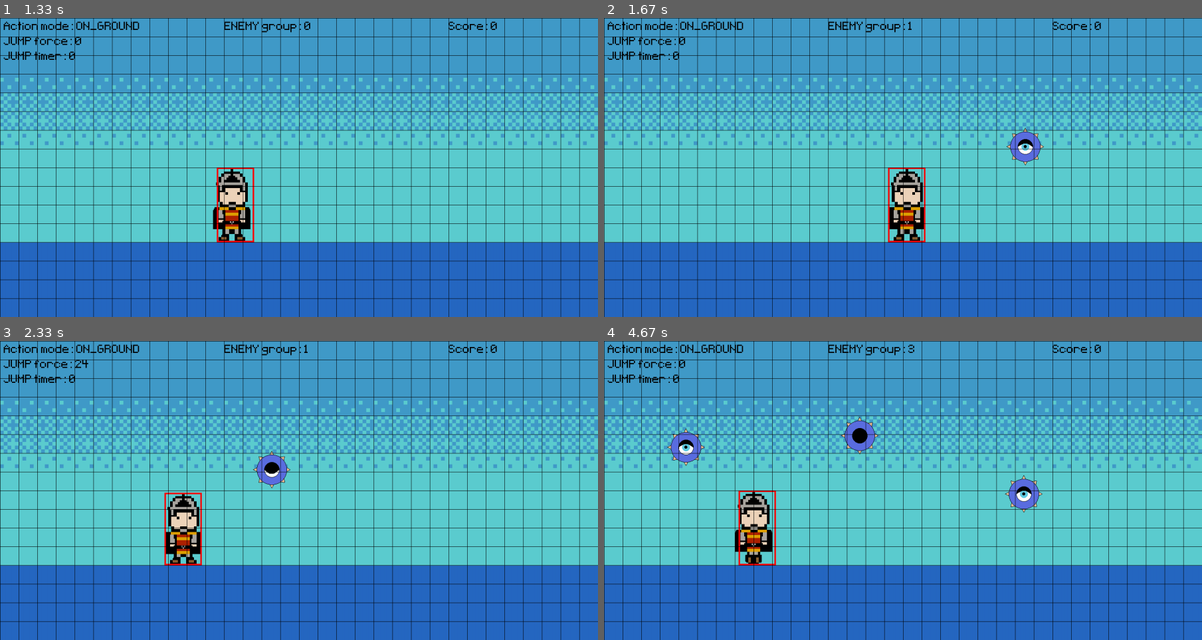
Above: before the commit, frames 1-4 (two rows, left to right).
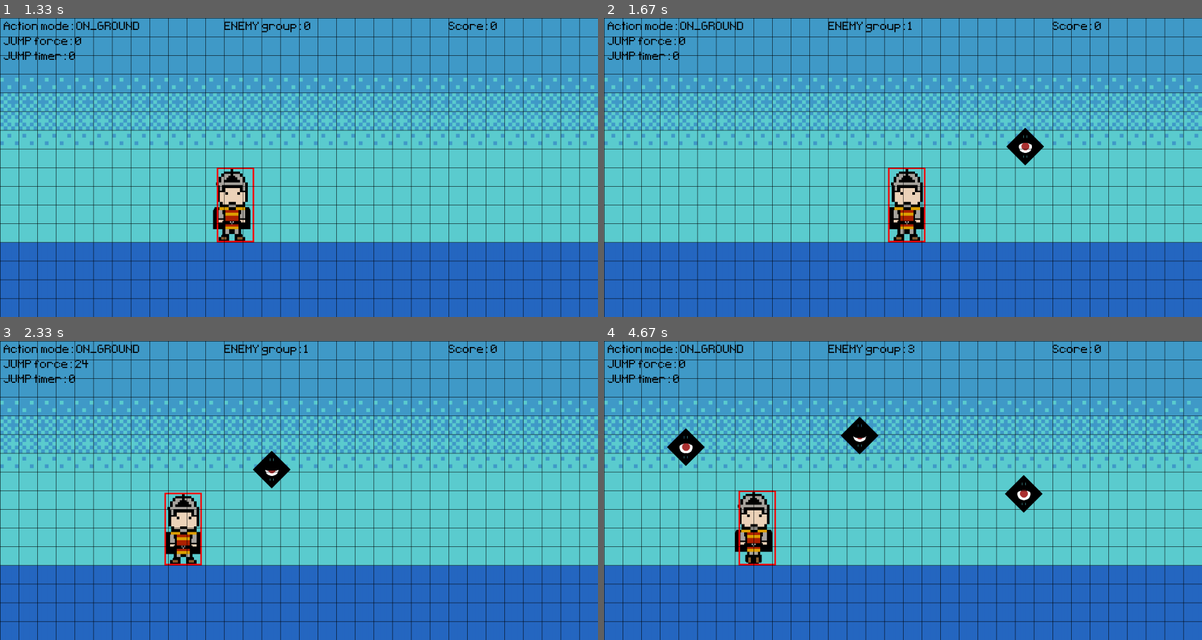
Above: after the commit, the same moments.

Repository: alo40/pygame_pininos
Game: pygame game, started from pininos_main.py
Same seed, same stepped clock (60 frames per second), same inputs: the game is played once before the commit and once after it.
Inputs:
- Up to frame 1 (1.33 s): tap Space at 0.33 s; hold Right 0.67-1.13 s; hold Right from 1.17 s (still down)
- Up to frame 2 (1.67 s): release Right at 1.63 s
- Up to frame 3 (2.33 s): hold Left 1.67-2.2 s; hold Down from 2.23 s (still down)
- Up to frame 4 (4.67 s): release Down at 2.53 s; hold Left 2.57-2.97 s; hold Right 3-3.63 s; hold Down 3.67-4.03 s; hold Left 4.07-4.53 s; hold Right from 4.57 s (still down)

Frame 1 is identical in both runs. In frame 2, 0.4% of the frame differs, in the area x 67-74%, y 36-50%; in frame 3, 0.4%; in frame 4, 1.3%, in the area x 10-74%, y 25-58%.

Commit message:
added evil_eye_mini sprite

Diff:
--- a/pininos_main.py
+++ b/pininos_main.py
@@ -229,12 +229,12 @@
             # frame4 = pg.image.load('graphics/eye_sprite2.png').convert_alpha()
 
             # enemy_01 new frames
-            frame1 = pg.image.load('graphics/evil_eye_base1.png').convert_alpha()
-            frame2 = pg.image.load('graphics/evil_eye_base2.png').convert_alpha()
-            frame3 = pg.image.load('graphics/evil_eye_base3.png').convert_alpha()
-            frame4 = pg.image.load('graphics/evil_eye_base4.png').convert_alpha()
-            frame5 = pg.image.load('graphics/evil_eye_base5.png').convert_alpha()
-            frame6 = pg.image.load('graphics/evil_eye_base6.png').convert_alpha()
+            frame1 = pg.image.load('graphics/evil_eye_mini1.png').convert_alpha()
+            frame2 = pg.image.load('graphics/evil_eye_mini2.png').convert_alpha()
+            frame3 = pg.image.load('graphics/evil_eye_mini3.png').convert_alpha()
+            frame4 = pg.image.load('graphics/evil_eye_mini4.png').convert_alpha()
+            frame5 = pg.image.load('graphics/evil_eye_mini5.png').convert_alpha()
+            frame6 = pg.image.load('graphics/evil_eye_mini6.png').convert_alpha()
             frame7 = frame5
             frame8 = frame4
             frame9 = frame3
Binary file changed: graphics/evil_eye_base1.png
Binary file changed: graphics/evil_eye_base2.png
Binary file changed: graphics/evil_eye_base3.png
Binary file changed: graphics/evil_eye_base4.png
Binary file changed: graphics/evil_eye_base5.png
Binary file changed: graphics/evil_eye_base6.png
Binary file added: graphics/evil_eye_mini1.png
Binary file added: graphics/evil_eye_mini2.png
Binary file added: graphics/evil_eye_mini3.png
Binary file added: graphics/evil_eye_mini4.png
Binary file added: graphics/evil_eye_mini5.png
Binary file added: graphics/evil_eye_mini6.png
(and 3 more such lines)
